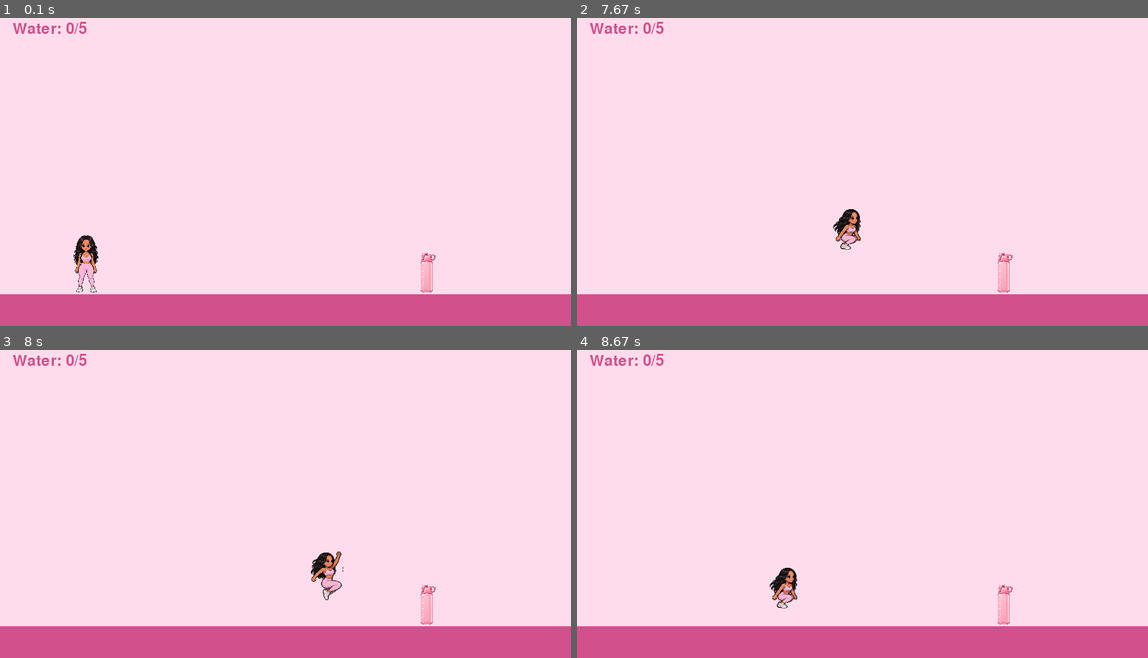
Above: before the commit, frames 1-4 (two rows, left to right).
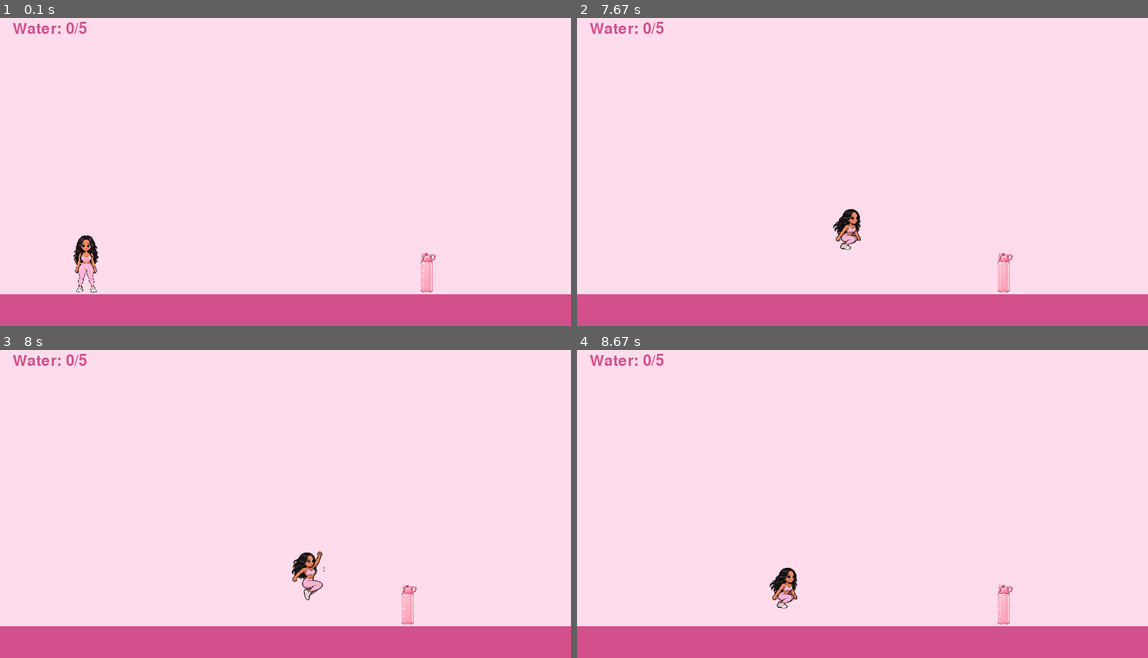
Above: after the commit, the same moments.

Repository: lavslab/75-hard-pygame
Game: pygame game, started from main.py
The game is run twice, just before and just after one commit, with the same random seed, the same clock (stepped at 60 frames per second) and the same inputs.
Inputs:
- Up to frame 1 (0.1 s): no input
- Up to frame 2 (7.67 s): hold Right 0.33-0.8 s; hold Right 0.83-1.3 s; hold Left 1.33-1.87 s; hold Left 1.9-2.3 s; hold Right 2.33-2.97 s; tap Space at 3, 5.9, 6.2, 6.57, 6.87, 7.07, 7.37, 7.57 s; hold Left 3.33-3.8 s; hold Right 3.83-4.3 s; hold Right 4.33-4.8 s; hold Left 4.83-5.37 s; hold Left 5.4-5.8 s; hold Right 5.83-6.47 s; hold Left 6.5-6.97 s; hold Right 7-7.47 s; hold Right from 7.5 s (still down)
- Up to frame 3 (8 s): tap Space at 7.87 s; release Right at 7.97 s
- Up to frame 4 (8.67 s): hold Left 8-8.53 s; tap Space at 8.07, 8.37, 8.63 s; hold Left from 8.57 s (still down)

Frames 1-2 are identical in both runs. In frame 3, 1.4% of the frame differs, in the area x 51-77%, y 65-90%; in frame 4, nothing differs.

Commit message:
Add side scroller

Diff:
--- a/main.py
+++ b/main.py
@@ -3,9 +3,13 @@
 # start pygame
 pygame.init()
 
-# game window size
+# ---------------- GAME WINDOW ----------------
+
 WIDTH = 900
 HEIGHT = 500
+
+# the whole level is wider than the screen
+WORLD_WIDTH = 3000
 
 # colors
 PINK = (255, 220, 235)
@@ -15,11 +19,19 @@
 screen = pygame.display.set_mode((WIDTH, HEIGHT))
 pygame.display.set_caption("75 Hard: Lav Edition")
 
-# player size
+# clock
+clock = pygame.time.Clock()
+
+# font
+font = pygame.font.Font(None, 36)
+
+
+# ---------------- PLAYER IMAGES ----------------
+
 lav_width = 70
 lav_height = 100
 
-# load front-facing player image
+# front-facing idle image
 lav_image = pygame.image.load(
     "assets/lav_idle.png"
 ).convert_alpha()
@@ -29,7 +41,7 @@
     (lav_width, lav_height)
 )
 
-# load running frames
+# running frames
 run_frames = [
     pygame.image.load(
         "assets/lav_sprite_frames/game_ready/run_right/run_right_1.png"
@@ -48,13 +60,12 @@
     ).convert_alpha(),
 ]
 
-# resize running frames
 run_frames = [
     pygame.transform.scale(frame, (lav_width, lav_height))
     for frame in run_frames
 ]
 
-# load jumping frames
+# jumping frames
 jump_frames = [
     pygame.image.load(
         "assets/lav_sprite_frames/game_ready/jump/jump_1.png"
@@ -69,57 +80,69 @@
     ).convert_alpha(),
 ]
 
-# resize jumping frames
 jump_frames = [
     pygame.transform.scale(frame, (lav_width, lav_height))
     for frame in jump_frames
 ]
 
-# load water bottle
+
+# ---------------- WATER IMAGE ----------------
+
+water_width = 45
+water_height = 70
+
 water_image = pygame.image.load(
     "assets/water_bottle.png"
 ).convert_alpha()
 
 water_image = pygame.transform.scale(
     water_image,
-    (45, 70)
+    (water_width, water_height)
 )
 
-# font for game text
-font = pygame.font.Font(None, 36)
-
-# clock
-clock = pygame.time.Clock()
-
-# player settings
+
+# ---------------- PLAYER SETTINGS ----------------
+
+# Lav's position inside the WORLD
 lav_x = 100
 lav_y = 350
+
 lav_speed = 5
 
-# jumping settings
+# jumping
 lav_y_velocity = 0
 gravity = 1
 jump_strength = -15
 
-# animation settings
+
+# ---------------- ANIMATION ----------------
+
 run_animation_index = 0
 run_animation_speed = 0.15
 
 jump_animation_index = 0
 jump_animation_speed = 0.12
 
-# water bottle position
+
+# ---------------- WATER COLLECTIBLE ----------------
+
+# this is now the bottle's WORLD position
 water_x = 650
 water_y = 380
 
-# collectible state
 water_collected = False
 
-# water counter
 water_count = 0
 water_goal = 5
 
-# ------ main game loop ------
+
+# ---------------- CAMERA ----------------
+
+camera_x = 0
+
+
+# ---------------- MAIN GAME LOOP ----------------
+
 running = True
 
 while running:
@@ -129,19 +152,25 @@
         if event.type == pygame.QUIT:
             running = False
 
-    # get keyboard input
+    # keyboard input
     keys = pygame.key.get_pressed()
 
-    # move left
+
+    # ---------------- MOVEMENT ----------------
+
+    # move left through the world
     if keys[pygame.K_LEFT] and lav_x > 0:
         lav_x -= lav_speed
 
-    # move right
-    if keys[pygame.K_RIGHT] and lav_x < WIDTH - lav_width:
+    # move right through the world
+    if keys[pygame.K_RIGHT] and lav_x < WORLD_WIDTH - lav_width:
         lav_x += lav_speed
 
-    # running animation
+
+    # ---------------- RUNNING ANIMATION ----------------
+
     if (keys[pygame.K_RIGHT] or keys[pygame.K_LEFT]) and lav_y == 350:
+
         run_animation_index += run_animation_speed
 
         if run_animation_index >= len(run_frames):
@@ -150,7 +179,9 @@
     else:
         run_animation_index = 0
 
-    # jump
+
+    # ---------------- JUMP ----------------
+
     if keys[pygame.K_SPACE] and lav_y == 350:
         lav_y_velocity = jump_strength
 
@@ -163,8 +194,11 @@
         lav_y = 350
         lav_y_velocity = 0
 
-    # jump animation
+
+    # ---------------- JUMP ANIMATION ----------------
+
     if lav_y < 350:
+
         jump_animation_index += jump_animation_speed
 
         if jump_animation_index >= len(jump_frames):
@@ -173,9 +207,24 @@
     else:
         jump_animation_index = 0
 
+
+    # ---------------- CAMERA ----------------
+
+    # camera follows Lav once she moves toward the middle
+    camera_x = lav_x - WIDTH // 2
+
+    # don't let camera go past beginning of world
+    if camera_x < 0:
+        camera_x = 0
+
+    # don't let camera go past end of world
+    if camera_x > WORLD_WIDTH - WIDTH:
+        camera_x = WORLD_WIDTH - WIDTH
+
+
     # ---------------- COLLISION ----------------
 
-    # invisible rectangle around Lav
+    # collision uses WORLD positions
     lav_rect = pygame.Rect(
         lav_x,
         lav_y,
@@ -183,22 +232,29 @@
         lav_height
     )
 
-    # invisible rectangle around water bottle
     water_rect = pygame.Rect(
         water_x,
         water_y,
-        45,
-        70
-    )
-
-    # collect water bottle
+        water_width,
+        water_height
+    )
+
+    # collect bottle
     if not water_collected and lav_rect.colliderect(water_rect):
         water_collected = True
         water_count += 1
 
+
+    # ---------------- SCREEN POSITIONS ----------------
+
+    # convert world positions into screen positions
+    lav_screen_x = lav_x - camera_x
+    water_screen_x = water_x - camera_x
+
+
     # ---------------- DRAW EVERYTHING ----------------
 
-    # pink background
+    # background
     screen.fill(PINK)
 
     # ground
@@ -208,25 +264,41 @@
         (0, 450, WIDTH, 50)
     )
 
-    # draw water bottle only if not collected
+
+    # ---------------- DRAW WATER ----------------
+
     if not water_collected:
+
         screen.blit(
             water_image,
-            (water_x, water_y)
-        )
-
-    # draw Lav
+            (water_screen_x, water_y)
+        )
+
+
+    # ---------------- DRAW LAV ----------------
+
     if lav_y < 350:
+
         # jumping
         current_frame = jump_frames[int(jump_animation_index)]
-        screen.blit(current_frame, (lav_x, lav_y))
+
+        screen.blit(
+            current_frame,
+            (lav_screen_x, lav_y)
+        )
 
     elif keys[pygame.K_RIGHT]:
+
         # running right
         current_frame = run_frames[int(run_animation_index)]
-        screen.blit(current_frame, (lav_x, lav_y))
+
+        screen.blit(
+            current_frame,
+            (lav_screen_x, lav_y)
+        )
 
     elif keys[pygame.K_LEFT]:
+
         # running left
         current_frame = run_frames[int(run_animation_index)]
 
@@ -236,13 +308,22 @@
             False
         )
 
-        screen.blit(current_frame, (lav_x, lav_y))
+        screen.blit(
+            current_frame,
+            (lav_screen_x, lav_y)
+        )
 
     else:
+
         # standing still
-        screen.blit(lav_image, (lav_x, lav_y))
-
-    # water counter text
+        screen.blit(
+            lav_image,
+            (lav_screen_x, lav_y)
+        )
+
+
+    # ---------------- WATER COUNTER ----------------
+
     water_text = font.render(
         f"Water: {water_count}/{water_goal}",
         True,
@@ -254,10 +335,12 @@
         (20, 20)
     )
 
+
     # show finished frame
     pygame.display.update()
 
-    # keep game running at 60 FPS
+    # 60 FPS
     clock.tick(60)
 
+
 pygame.quit()
